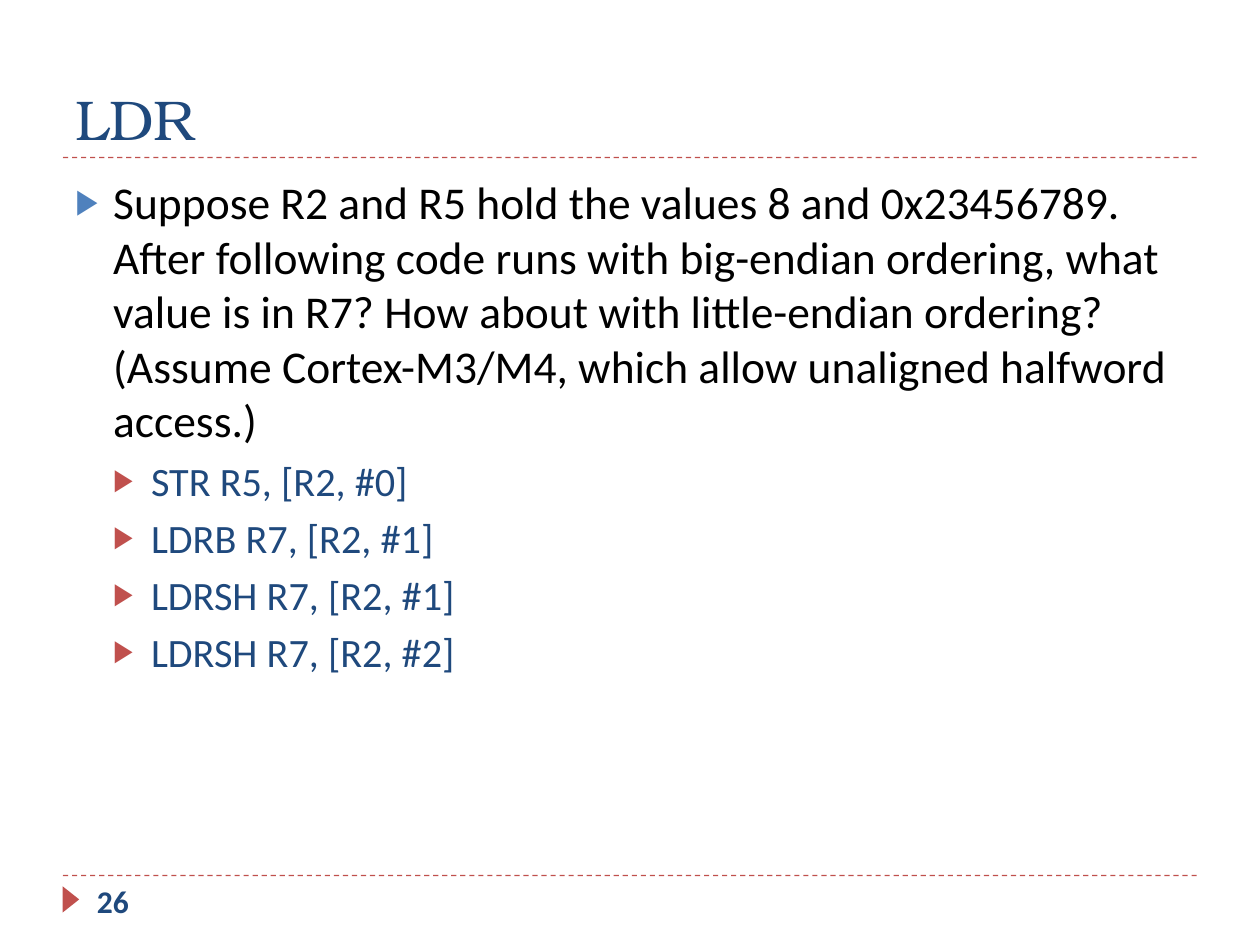
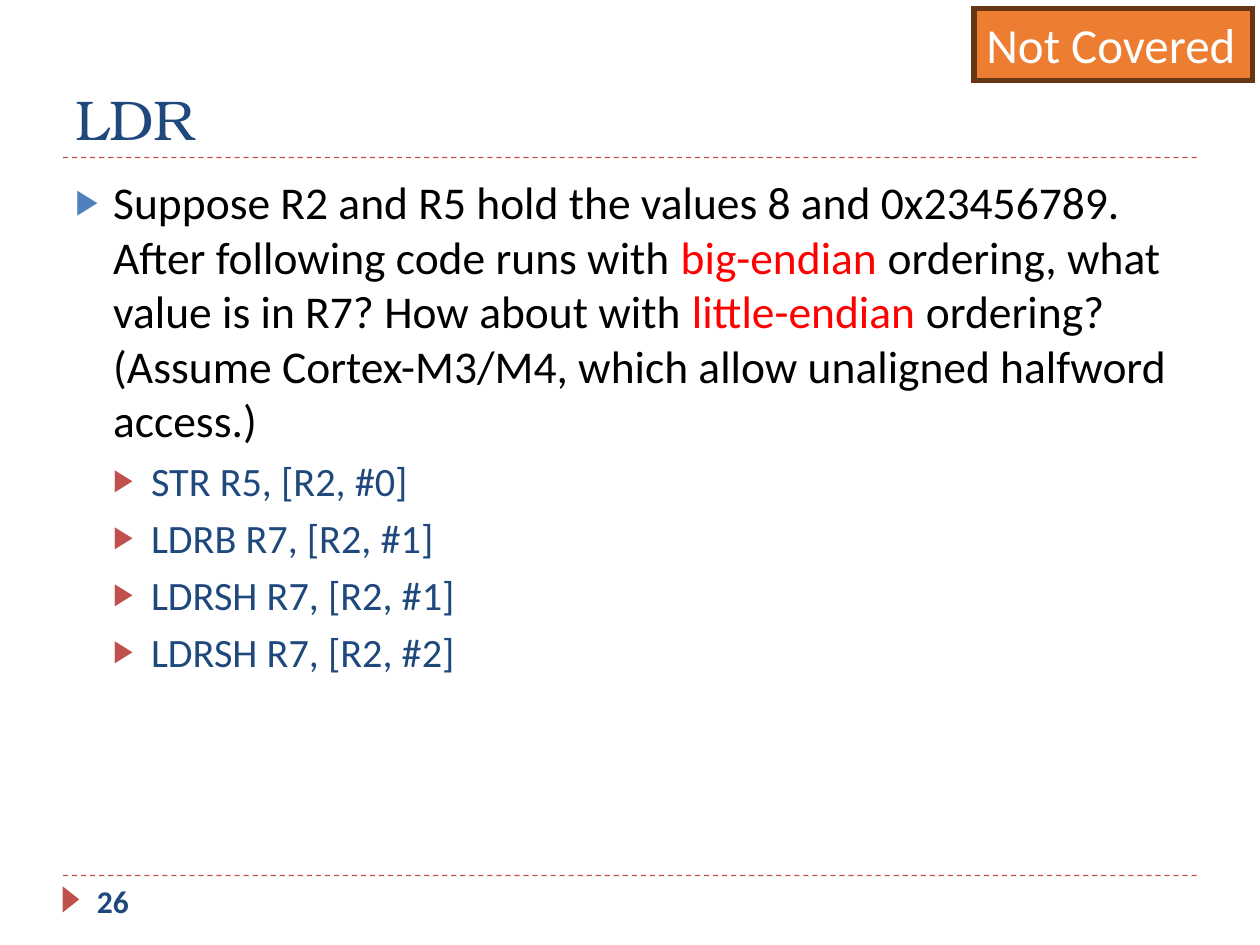
Before and after one commit to guhofstra/CSC111Fa26, a slide deck: slide 26 of PPTs/Ch5_ARM_Load_Store_Exercises_ANS.pptx. Drawn at 1260x945 pixels with LibreOffice and Linux fonts; fonts in the diff are those of the drawing. Boxes give left, top, right and bottom in pixels: in the first picture for what was removed or moved away, otherwise in the second. Text is boxed around its words. In the diff, an @@ line names an element or a change of style, - is before the commit and + after.

```diff
--- a/PPTs/Ch5_ARM_Load_Store_Exercises_ANS.pptx
+++ b/PPTs/Ch5_ARM_Load_Store_Exercises_ANS.pptx
@@ rectangle added at [974,9,1252,81], fill #ED7D31, outline #683715 3 pt, 28 pt, text #FFFFFF @@
+Not Covered
@@ text at [113,187,1165,443]: text colour #000000 to #FF0000 in "big-endian little-endian" @@
```
Also in this commit, not shown: 7 other slides changed, 2 other files.
